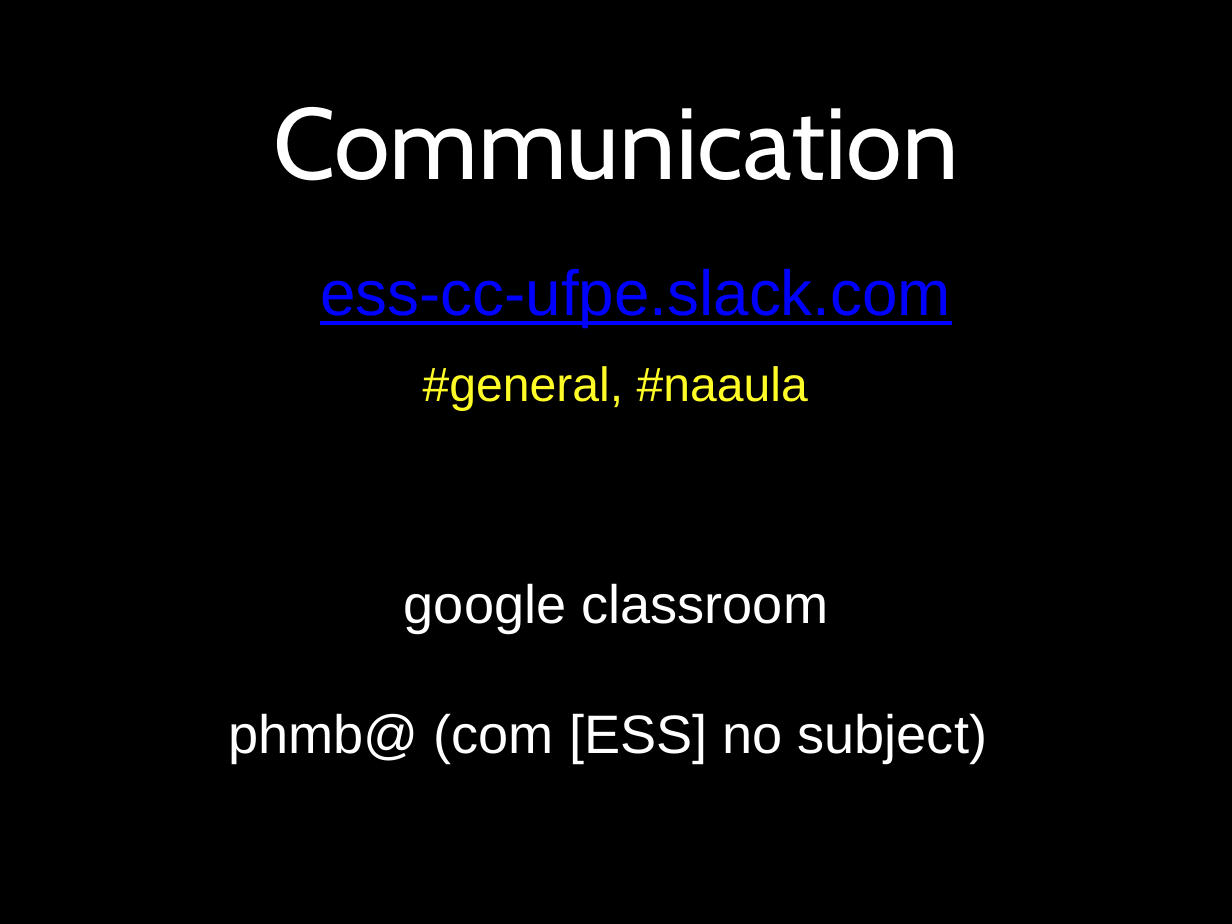
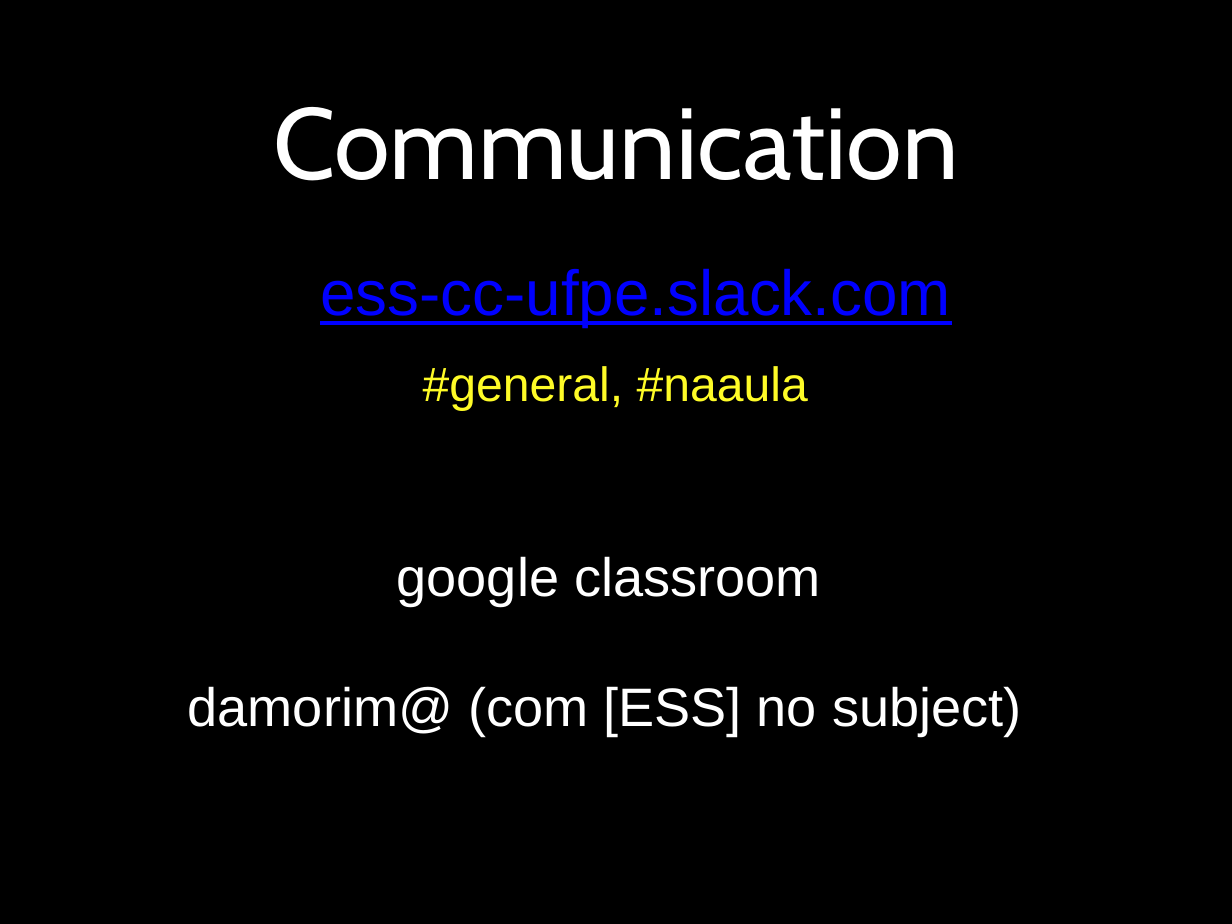
Before and after one commit to pauloborba/software-engineering-courses, a slide deck: slide 20 of Aulas/ApresentacaoEIntroducaoAESSGraduacao/CourseOverview.pptx (slide 24 before the commit). Drawn at 1232x924 pixels with LibreOffice and Linux fonts; fonts in the diff are those of the drawing. Boxes give left, top, right and bottom in pixels: in the first picture for what was removed or moved away, otherwise in the second. Text is boxed around its words. In the diff, an @@ line names an element or a change of style, - is before the commit and + after.

```diff
--- a/Aulas/ApresentacaoEIntroducaoAESSGraduacao/CourseOverview.pptx
+++ b/Aulas/ApresentacaoEIntroducaoAESSGraduacao/CourseOverview.pptx
@@ text "google classroom": place and size @@
-text "google classroom" at (228, 583, 987, 762)
+text "google classroom" at (188, 556, 1022, 735)
@@ text at (188, 686, 1022, 735): text changed @@
-phmb@ (com [ESS] no subject)
+damorim@ (com [ESS] no subject)
```
Also in this commit, not shown: 14 other slides changed, 1 slide added, 22 slides removed, 1 other file.
